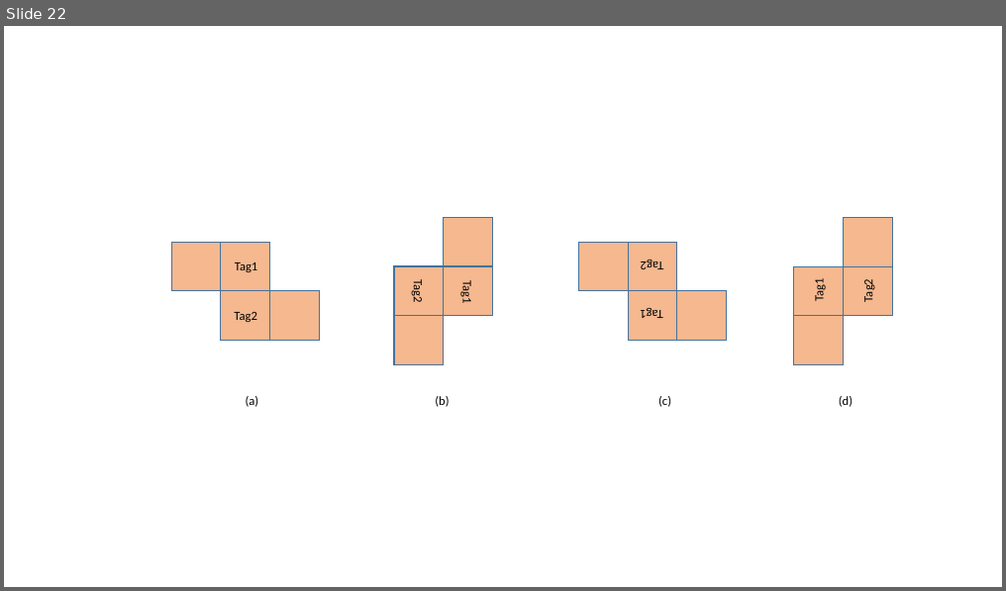
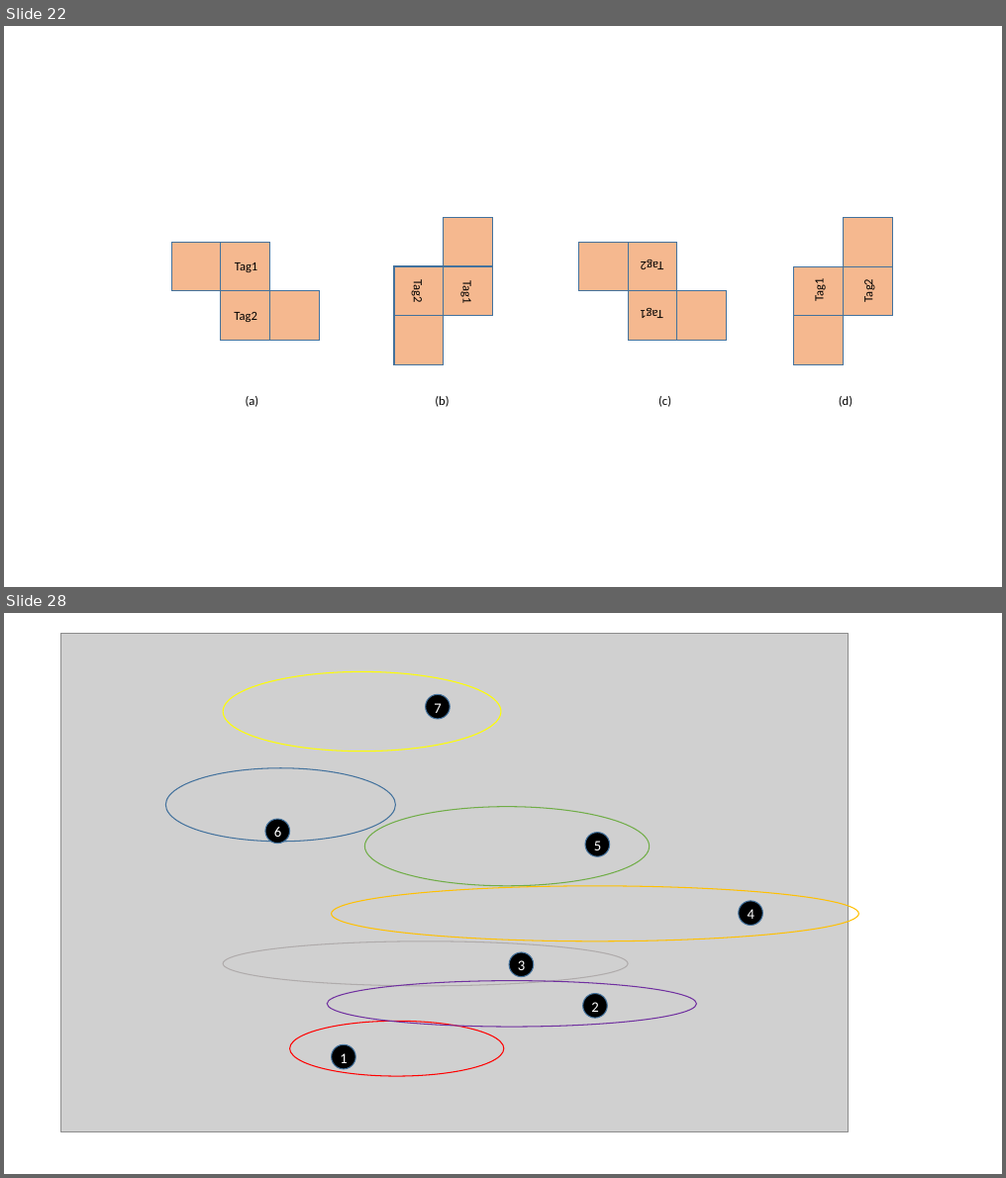
Before and after one commit to Allen-Wang-PW/Graduate_Project, a slide deck: 毕业论文/xArray/pic.pptx. Shown one above the other, each under a label of ours: slide 22 before the commit, slides 22 and 28 after it; the slides between them are not shown. The pictures are 1006x591 and 1006x1178 pixels, drawn with LibreOffice and Linux fonts; fonts in the diff are those of the drawing; grey boxes stand for pictures. Boxes give left, top, right and bottom in pixels: in the first picture for what was removed or moved away, otherwise in the second. Text is boxed around its words. In the diff, an @@ line names an element or a change of style, - is before the commit and + after.

```diff
--- a/毕业论文/xArray/pic.pptx
+++ b/毕业论文/xArray/pic.pptx
@@ slide 28 added at (4,613,1002,1174), background #FFFFFF @@
@@ ellipse added at (426,694,450,719), fill #000000, outline #43739E 1 pt @@
@@ text added at (434,703,441,713), 14 pt, text #FFFFFF @@
+7
@@ ellipse added at (265,819,290,844), fill #000000, outline #43739E 1 pt @@
@@ text added at (274,827,281,837), 14 pt, text #FFFFFF @@
+6
@@ ellipse added at (585,833,610,858), fill #000000, outline #43739E 1 pt @@
@@ text added at (594,841,601,851), 14 pt, text #FFFFFF @@
+5
@@ ellipse added at (739,901,763,926), fill #000000, outline #43739E 1 pt @@
@@ text added at (747,909,754,919), 14 pt, text #FFFFFF @@
+4
@@ ellipse added at (509,953,534,977), fill #000000, outline #43739E 1 pt @@
@@ text added at (518,960,525,970), 14 pt, text #FFFFFF @@
+3
@@ group added at (60,633,859,1133): 7 ellipses, 1 picture @@
@@ ellipse added at (583,994,607,1019), fill #000000, outline #43739E 1 pt @@
@@ text added at (591,1002,598,1012), 14 pt, text #FFFFFF @@
+2
@@ ellipse added at (331,1045,355,1069), fill #000000, outline #43739E 1 pt @@
@@ text added at (340,1054,347,1063), 14 pt, text #FFFFFF @@
+1
```
Also in this commit, not shown: 1 slide changed, 6 other slides added, 1 other file.
